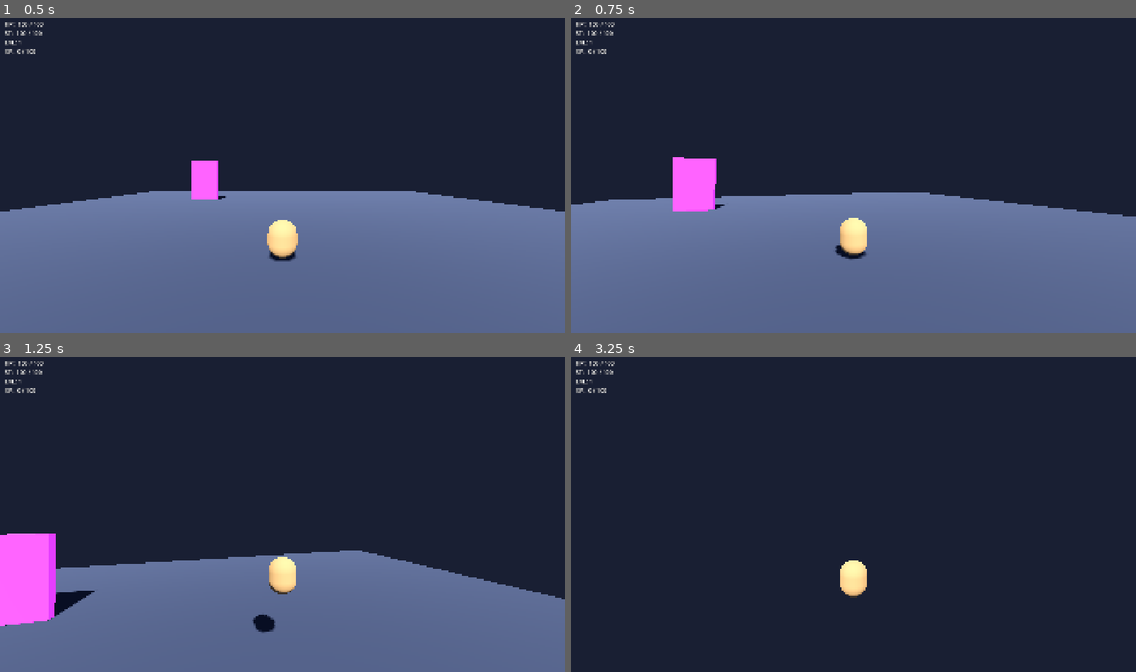
Above: before the commit, frames 1-4 (two rows, left to right).
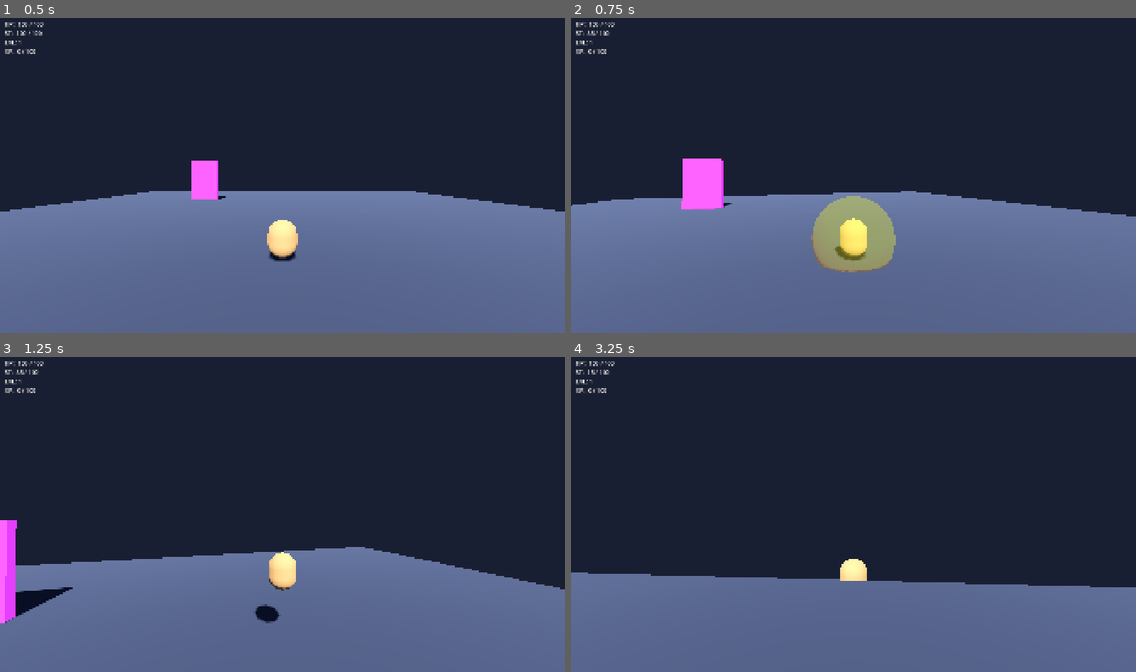
Above: after the commit, the same moments.

Repository: eldritch-dream/floaty_dog_knight
Game: Godot game, scene res://scenes/world/hub.tscn
Same seed, same stepped clock (60 frames per second), same inputs: the game is played once before the commit and once after it.
Inputs (mouse positions are in pixels of both pictures, inside the frame that each line leads up to):
- Up to frame 1 (0.5 s): no input
- Up to frame 2 (0.75 s): tap Enter at 0.5 s; move the mouse to (881, 172) at 0.52 s; hold W (move_forward) from 0.53 s (still down); click (881, 172) at 0.6 s
- Up to frame 3 (1.25 s): keep holding W (move_forward); tap Space (jump) at 0.77, 1.07 s; tap Ctrl (dash) at 0.8 s
- Up to frame 4 (3.25 s): keep holding W (move_forward); move the mouse to (825, 514) at 1.27 s; tap Ctrl (dash) at 1.35 s; click (825, 514) at 1.42 s; tap Space (jump) at 1.52, 1.82, 3.02, 3.05 s; tap Shift (dodge) at 1.55, 2.1 s; move the mouse to (864, 508) at 2.02 s; click (864, 508) at 2.17 s; right-click (864, 508) at 2.3 s; move the mouse to (847, 517) at 2.77 s; right-click (847, 517) at 2.85 s; click (847, 517) at 2.92 s

Frame 1 is identical in both runs. In frame 2, 3.7% of the frame differs, in the area x 0-99%, y 4-82%; in frame 3, 4.9%; in frame 4, 29%, in the area x 0-100%, y 4-100%.

Commit message:
Add player death mechanic and save/load system
Bug C fix: stats.died signal now handled — Death state (terminal, gravity-only),
RespawnManager autoload (freeze→wait→heal→travel), is_dead/is_invincible flags,
player_died signal as future animation hook. Camera input gated behind is_dead.

Bug B fix: PlayerStats plain vars (health, xp, level) now persisted via SaveData
snapshot resource and SaveManager autoload. Saves on level-up, XP gain, and scene
transition. Cold-start applies save; scene-transition skips re-apply (_session_active
flag). Web (localStorage) and desktop (FileAccess) storage paths. Bug A spawn point
read side fixed in Player._ready().

22 new tests — all 176 passing. Added .gdlintrc (max-public-methods raised to 40
for test files).

Co-Authored-By: Claude Sonnet 4.6 <noreply@anthropic.com>

Diff:
--- a/project.godot
+++ b/project.godot
@@ -18,6 +18,8 @@
 [autoload]
 
 WorldManager="*res://scripts/systems/world_manager.gd"
+RespawnManager="*res://scripts/systems/respawn_manager.gd"
+SaveManager="*res://scripts/systems/save_manager.gd"
 
 [display]
 
--- a/resources/config/default_config.tres
+++ b/resources/config/default_config.tres
@@ -4,4 +4,3 @@
 
 [resource]
 script = ExtResource("1")
-jump_velocity = 7.0
--- a/resources/unlocks/default_unlocks.tres
+++ b/resources/unlocks/default_unlocks.tres
@@ -4,3 +4,8 @@
 
 [resource]
 script = ExtResource("1")
+double_jump_unlocked = true
+dash_unlocked = true
+dodge_unlocked = true
+light_attack_unlocked = true
+heavy_attack_unlocked = true
--- a/scenes/player/player.tscn
+++ b/scenes/player/player.tscn
@@ -15,6 +15,7 @@
 [ext_resource type="Script" path="res://scripts/combat/weapon_base.gd" id="13"]
 [ext_resource type="Script" path="res://scripts/combat/hit_box.gd" id="14"]
 [ext_resource type="Script" path="res://scripts/combat/hurt_box.gd" id="15"]
+[ext_resource type="Script" path="res://scripts/player/states/death.gd" id="16"]
 
 [sub_resource type="CapsuleShape3D" id="CapsuleShape3D_001"]
 radius = 0.35
@@ -100,6 +101,9 @@
 [node name="HeavyAttack" type="Node" parent="StateMachine"]
 script = ExtResource("12")
 
+[node name="Death" type="Node" parent="StateMachine"]
+script = ExtResource("16")
+
 [node name="PawWeapon" type="Node3D" parent="."]
 transform = Transform3D(1, 0, 0, 0, 1, 0, 0, 0, 1, 0, 0.45, 0)
 script = ExtResource("13")
--- a/scripts/player/player.gd
+++ b/scripts/player/player.gd
@@ -1,6 +1,9 @@
 extends CharacterBody3D
 ## Player controller — the dog knight. All logic delegated to StateMachine.
 ## Exports GameConfig, PlayerStats, and AbilityUnlocks resources for inspector tuning.
+
+## Emitted when the Death state is entered. UI and future animation system hook here.
+signal player_died
 
 @export var config: GameConfig
 @export var stats: PlayerStats
@@ -8,6 +11,8 @@
 
 ## True while a dodge roll's i-frame window is active.
 var is_invincible: bool = false
+## True once the player has died — blocks camera input until scene reloads.
+var is_dead: bool = false
 
 ## Node references — set in _ready.
 var state_machine: StateMachine
@@ -63,6 +68,7 @@
 		stats.stamina_regen_rate = config.stamina_regen_rate
 	if stats:
 		state_machine.set_stats(stats)
+		stats.died.connect(_on_player_died)
 	else:
 		push_warning("Player: No PlayerStats assigned!")
 
@@ -71,10 +77,21 @@
 	else:
 		push_warning("Player: No AbilityUnlocks assigned!")
 
+	# Bug A fix — read the spawn point set by WorldManager and position player there.
+	var spawn_point_name: String = WorldManager.consume_spawn_point()
+	if spawn_point_name != "":
+		var spawn_node: Node3D = get_parent().get_node_or_null(spawn_point_name) as Node3D
+		if spawn_node:
+			global_position = spawn_node.global_position
+
+	# Register with SaveManager. On cold start this also applies any existing save.
+	if stats and ability_unlocks:
+		SaveManager.register_player(stats, ability_unlocks)
+
 
 func _unhandled_input(event: InputEvent) -> void:
 	# Mouse look.
-	if event is InputEventMouseMotion:
+	if not is_dead and event is InputEventMouseMotion:
 		camera_rig.handle_mouse_input(event as InputEventMouseMotion)
 
 	# Toggle mouse capture with Escape.
@@ -91,7 +108,8 @@
 		stats.tick(delta)
 
 	# Gamepad camera look.
-	camera_rig.handle_gamepad_look(delta)
+	if not is_dead:
+		camera_rig.handle_gamepad_look(delta)
 
 	# Dash cooldown.
 	if not can_dash:
@@ -114,6 +132,15 @@
 	# It calls physics_update on the current state automatically.
 
 
+## Called when PlayerStats.died fires. Transitions to the terminal Death state
+## and hands off the respawn sequence to RespawnManager.
+func _on_player_died() -> void:
+	is_dead = true
+	is_invincible = true
+	state_machine.transition_to("death")
+	RespawnManager.handle_death(stats, config)
+
+
 ## Helper: compute camera-relative movement direction from input.
 ## Exposed as a static-like utility for tests.
 static func compute_camera_relative_direction(input: Vector2, camera_basis: Basis) -> Vector3:
--- /dev/null
+++ b/scripts/player/states/death.gd
@@ -0,0 +1,29 @@
+extends PlayerState
+## Death — terminal state entered when the player's health reaches zero.
+## Disables all input processing. RespawnManager drives the respawn sequence
+## externally via handle_death(); this state never self-exits.
+##
+## Animation hook: when a death animation is implemented, call it at the
+## start of enter() and emit player.player_died AFTER it completes.
+## RespawnManager's freeze/delay already accounts for this — replace the
+## 0.3 s freeze with an await on an animation_finished signal instead.
+
+
+func enter() -> void:
+	# Halt all momentum immediately.
+	player.velocity = Vector3.ZERO
+	# Notify UI and future animation system. RespawnManager listens here too.
+	# TODO: trigger death animation before emitting when animations are implemented.
+	player.player_died.emit()
+
+
+func exit() -> void:
+	pass
+
+
+func physics_update(delta: float) -> void:
+	# Keep applying gravity so the corpse falls if airborne — no input accepted.
+	if not player.is_on_floor():
+		var base_gravity: float = ProjectSettings.get_setting("physics/3d/default_gravity", 9.8)
+		player.velocity.y -= base_gravity * config.gravity_scale * delta
+		player.move_and_slide()
--- a/scripts/systems/game_config.gd
+++ b/scripts/systems/game_config.gd
@@ -95,6 +95,14 @@
 ## Exponent of the XP curve. Higher = steeper level-up costs.
 @export var xp_exponent: float = 1.5
 
+# ── Respawn ───────────────────────────────────────────────────────────────
+@export_group("Respawn")
+## Total seconds from death to scene transition (includes 0.3 s freeze).
+## Set longer than the future death animation duration when animations are added.
+@export var death_respawn_delay: float = 1.5
+## Fraction of max health restored on respawn (1.0 = full, 0.5 = half).
+@export var respawn_health_percent: float = 1.0
+
 # ── Wisp Enemy ────────────────────────────────────────────────────────────
 @export_group("Wisp Enemy")
 ## Maximum health of the Eldritch Wisp.
--- a/scripts/systems/player_stats.gd
+++ b/scripts/systems/player_stats.gd
@@ -8,6 +8,7 @@
 signal stamina_changed(new_value: float, max_value: float)
 signal died
 signal leveled_up(new_level: int)
+signal xp_changed(new_xp: int)
 
 # ── Exported defaults ───────────────────────────────────────────────────
 @export var max_health: float = 100.0
@@ -68,6 +69,7 @@
 		level += 1
 		_on_level_up()
 		leveled_up.emit(level)
+	xp_changed.emit(xp)
 
 func _xp_required(base_xp: int, xp_exponent: float) -> int:
 	return int(base_xp * pow(level, xp_exponent))
--- /dev/null
+++ b/scripts/systems/respawn_manager.gd
@@ -0,0 +1,43 @@
+extends Node
+## Autoload singleton. Drives the death-to-respawn sequence.
+## Registered as "RespawnManager" in Project Settings → Autoload.
+##
+## Sequence (called by Player._on_player_died via handle_death):
+##   1. Engine freeze (0.3 s) — placeholder for future death animation duration.
+##      TODO: when a death animation exists, replace the freeze with
+##            await player.death_animation_finished instead.
+##   2. Restore health on the PlayerStats resource.
+##   3. Remaining config.death_respawn_delay elapses.
+##   4. WorldManager.travel_to(hub) — scene change handles everything else.
+
+
+## Starts the respawn sequence. Called directly from Player._on_player_died().
+## Refs are passed in so the autoload never holds stale scene-specific pointers.
+func handle_death(stats: PlayerStats, config: GameConfig) -> void:
+	_run_sequence(stats, config)
+
+
+func _run_sequence(stats: PlayerStats, config: GameConfig) -> void:
+	# Step 1 — brief freeze. Placeholder for death animation duration.
+	# All timers use process_always=true so they tick despite time_scale = 0.
+	Engine.time_scale = 0.0
+	# ignore_time_scale=true (4th arg) is required — without it, the timer
+	# never ticks when time_scale=0 and the coroutine hangs permanently.
+	await get_tree().create_timer(0.3, true, false, true).timeout
+	Engine.time_scale = 1.0
+
+	# Step 2 — wait the remaining configured delay (total = respawn_delay).
+	# Health is NOT restored yet — player stays visually dead at 0 HP.
+	# is_invincible=true (set in Player._on_player_died) blocks any damage during this wait.
+	var remaining: float = maxf(0.0, config.death_respawn_delay - 0.3)
+	if remaining > 0.0:
+		await get_tree().create_timer(remaining, true, false, true).timeout
+
+	# Step 3 — restore health immediately before the scene swap so the shared
+	# PlayerStats resource carries the correct value into the new scene.
+	stats.health = stats.max_health * config.respawn_health_percent
+	stats.health_changed.emit(stats.health, stats.max_health)
+
+	# Step 4 — travel to hub. WorldManager.travel_to() also triggers a save,
+	# so the restored health and hub scene are persisted automatically.
+	WorldManager.travel_to("res://scenes/world/hub.tscn", "SpawnPoint")
--- /dev/null
+++ b/scripts/systems/save_data.gd
@@ -0,0 +1,72 @@
+class_name SaveData
+extends RefCounted
+## Snapshot of game state at save time. Never a live reference to PlayerStats.
+##
+## Flow:
+##   SAVE: capture(stats, unlocks, scene) → to_dict() → JSON → storage
+##   LOAD: storage → JSON → from_dict(dict) → apply_to(stats, unlocks)
+
+
+var player_level: int = 1
+var player_xp: int = 0
+var player_max_health: float = 100.0
+var player_max_stamina: float = 100.0
+var stamina_regen_rate: float = 20.0
+var ability_unlocks: Dictionary = {}
+var last_scene: String = "res://scenes/world/hub.tscn"
+
+
+## Populate this snapshot from live PlayerStats and AbilityUnlocks.
+func capture(stats: PlayerStats, unlocks: AbilityUnlocks, scene: String) -> void:
+	player_level = stats.level
+	player_xp = stats.xp
+	player_max_health = stats.max_health
+	player_max_stamina = stats.max_stamina
+	stamina_regen_rate = stats.stamina_regen_rate
+	last_scene = scene
+	ability_unlocks = {
+		"double_jump_unlocked": unlocks.double_jump_unlocked,
+		"dash_unlocked": unlocks.dash_unlocked,
+		"dodge_unlocked": unlocks.dodge_unlocked,
+		"light_attack_unlocked": unlocks.light_attack_unlocked,
+		"heavy_attack_unlocked": unlocks.heavy_attack_unlocked,
+	}
+
+
+## Apply this snapshot to live PlayerStats and AbilityUnlocks.
+## Health and stamina are restored to their saved maximums.
+func apply_to(stats: PlayerStats, unlocks: AbilityUnlocks) -> void:
+	stats.level = player_level
+	stats.xp = player_xp
+	stats.max_health = player_max_health
+	stats.health = player_max_health
+	stats.max_stamina = player_max_stamina
+	stats.stamina = player_max_stamina
+	stats.stamina_regen_rate = stamina_regen_rate
+	unlocks.double_jump_unlocked = ability_unlocks.get("double_jump_unlocked", false)
+	unlocks.dash_unlocked = ability_unlocks.get("dash_unlocked", false)
+	unlocks.dodge_unlocked = ability_unlocks.get("dodge_unlocked", false)
+	unlocks.light_attack_unlocked = ability_unlocks.get("light_attack_unlocked", false)
+	unlocks.heavy_attack_unlocked = ability_unlocks.get("heavy_attack_unlocked", false)
+
+
+func to_dict() -> Dictionary:
+	return {
+		"player_level": player_level,
+		"player_xp": player_xp,
+		"player_max_health": player_max_health,
+		"player_max_stamina": player_max_stamina,
+		"stamina_regen_rate": stamina_regen_rate,
+		"ability_unlocks": ability_unlocks,
+		"last_scene": last_scene,
+	}
+
+
+func from_dict(data: Dictionary) -> void:
+	player_level = data.get("player_level", 1)
+	player_xp = data.get("player_xp", 0)
+	player_max_health = data.get("player_max_health", 100.0)
+	player_max_stamina = data.get("player_max_stamina", 100.0)
+	stamina_regen_rate = data.get("stamina_regen_rate", 20.0)
+	ability_unlocks = data.get("ability_unlocks", {})
+	last_scene = data.get("last_scene", "res://scenes/world/hub.tscn")
--- /dev/null
+++ b/scripts/systems/save_manager.gd
@@ -0,0 +1,118 @@
+extends Node
+## Autoload singleton. Saves and loads game state.
+## Register as "SaveManager" in Project Settings → Autoload.
+##
+## Web (primary):  JavaScriptBridge → localStorage key "doggo_knight_save"
+## Desktop (fallback): FileAccess → save_path ("user://save.json")
+##
+## Call register_player() from Player._ready(). On the first call of a session
+## (cold start) save data is automatically applied. Subsequent calls (scene
+## transitions) skip the apply so in-memory stats are not overwritten.
+
+const SAVE_KEY: String = "doggo_knight_save"
+
+## Overridable in tests — point at a temp path to avoid polluting real saves.
+var save_path: String = "user://save.json"
+
+var _stats: PlayerStats = null
+var _unlocks: AbilityUnlocks = null
+var _session_active: bool = false
+
+
+## Called from Player._ready() each scene load. Wires level-up autosave and,
+## on cold start only, applies any existing save data to stats and unlocks.
+func register_player(stats: PlayerStats, unlocks: AbilityUnlocks) -> void:
+	_stats = stats
+	_unlocks = unlocks
+	if _stats and not _stats.leveled_up.is_connected(_on_level_up):
+		_stats.leveled_up.connect(_on_level_up)
+	if _stats and not _stats.xp_changed.is_connected(_on_xp_changed):
+		_stats.xp_changed.connect(_on_xp_changed)
+	if not _session_active:
+		_session_active = true
+		apply_save_if_exists(stats, unlocks)
+
+
+## Write a save snapshot. Call on scene transition, respawn, and level-up.
+func save_game(scene_path: String) -> void:
+	if not _stats or not _unlocks:
+		return
+	var data: SaveData = SaveData.new()
+	data.capture(_stats, _unlocks, scene_path)
+	_write(JSON.stringify(data.to_dict()))
+
+
+## Load save data from storage. Returns null if no save exists.
+func load_game() -> SaveData:
+	var raw: String = _read()
+	if raw.is_empty():
+		return null
+	var parsed: Variant = JSON.parse_string(raw)
+	if not parsed is Dictionary:
+		return null
+	var data: SaveData = SaveData.new()
+	data.from_dict(parsed as Dictionary)
+	return data
+
+
+## Apply save data to stats and unlocks if a save exists. No-op if no save.
+func apply_save_if_exists(stats: PlayerStats, unlocks: AbilityUnlocks) -> void:
+	var data: SaveData = load_game()
+	if data:
+		data.apply_to(stats, unlocks)
+
+
+func has_save() -> bool:
+	return not _read().is_empty()
+
+
+func delete_save() -> void:
+	if OS.has_feature("web"):
+		JavaScriptBridge.eval("localStorage.removeItem('%s')" % SAVE_KEY)
+	else:
+		if FileAccess.file_exists(save_path):
+			DirAccess.remove_absolute(save_path)
+
+
+# ── Storage layer ─────────────────────────────────────────────────────────────
+
+func _write(json_str: String) -> void:
+	if OS.has_feature("web"):
+		# JSON.stringify wraps the string in quotes and escapes it safely for JS.
+		JavaScriptBridge.eval(
+			"localStorage.setItem('%s', %s)" % [SAVE_KEY, JSON.stringify(json_str)]
+		)
+	else:
+		var f: FileAccess = FileAccess.open(save_path, FileAccess.WRITE)
+		if f:
+			f.store_string(json_str)
+
+
+func _read() -> String:
+	if OS.has_feature("web"):
+		var result: Variant = JavaScriptBridge.eval(
+			"localStorage.getItem('%s')" % SAVE_KEY
+		)
+		if result == null:
+			return ""
+		return str(result)
+	if not FileAccess.file_exists(save_path):
+		return ""
+	var f: FileAccess = FileAccess.open(save_path, FileAccess.READ)
+	if not f:
+		return ""
+	return f.get_as_text()
+
+
+# ── Signal handlers ───────────────────────────────────────────────────────────
+
+func _on_level_up(_new_level: int) -> void:
+	var scene: Node = get_tree().current_scene
+	var path: String = scene.scene_file_path if scene else ""
+	save_game(path)
+
+
+func _on_xp_changed(_new_xp: int) -> void:
+	var scene: Node = get_tree().current_scene
+	var path: String = scene.scene_file_path if scene else ""
+	save_game(path)
--- a/scripts/systems/world_manager.gd
+++ b/scripts/systems/world_manager.gd
@@ -22,6 +22,8 @@
 	_travelling = true
 	_pending_spawn_point = spawn_point
 	travel_started.emit(scene_path)
+	# Save before the scene swaps so stats are captured at the transition point.
+	SaveManager.save_game(scene_path)
 	# Defer the actual swap so physics/signal handlers in the current frame finish.
 	call_deferred("_do_travel", scene_path)
 
--- /dev/null
+++ b/tests/unit/test_save_manager.gd
@@ -0,0 +1,223 @@
+extends GutTest
+## Tests for SaveData serialisation and SaveManager desktop save/load path.
+## JavaScriptBridge is not available in headless GUT — OS.has_feature("web")
+## returns false, so the desktop (FileAccess) path is always exercised here.
+## SaveManager.save_path is overridden per-test to a temp file that is cleaned
+## up in after_each, keeping tests isolated from each other and from real saves.
+
+const TEMP_SAVE: String = "user://test_save_tmp.json"
+
+var _stats: PlayerStats
+var _unlocks: AbilityUnlocks
+var _save_manager: SaveManager
+
+
+func before_each() -> void:
+	_stats = PlayerStats.new()
+	_stats.level = 3
+	_stats.xp = 42
+	_stats.max_health = 120.0
+	_stats.health = 120.0
+	_stats.max_stamina = 110.0
+	_stats.stamina = 110.0
+	_stats.stamina_regen_rate = 24.0
+
+	_unlocks = AbilityUnlocks.new()
+	_unlocks.double_jump_unlocked = true
+	_unlocks.dash_unlocked = true
+
+	_save_manager = SaveManager
+	_save_manager.save_path = TEMP_SAVE
+	_save_manager._session_active = false
+	_save_manager._stats = null
+	_save_manager._unlocks = null
+
+
+func after_each() -> void:
+	if FileAccess.file_exists(TEMP_SAVE):
+		DirAccess.remove_absolute(TEMP_SAVE)
+	_save_manager._session_active = false
+	_save_manager._stats = null
+	_save_manager._unlocks = null
+
+
+# ── SaveData ──────────────────────────────────────────────────────────────────
+
+func test_save_data_capture_stores_level() -> void:
+	var data: SaveData = SaveData.new()
+	data.capture(_stats, _unlocks, "res://scenes/world/hub.tscn")
+	assert_eq(data.player_level, 3)
+
+
+func test_save_data_capture_stores_xp() -> void:
+	var data: SaveData = SaveData.new()
+	data.capture(_stats, _unlocks, "res://scenes/world/hub.tscn")
+	assert_eq(data.player_xp, 42)
+
+
+func test_save_data_capture_stores_max_health() -> void:
+	var data: SaveData = SaveData.new()
+	data.capture(_stats, _unlocks, "res://scenes/world/hub.tscn")
+	assert_eq(data.player_max_health, 120.0)
+
+
+func test_save_data_capture_stores_ability_unlocks() -> void:
+	var data: SaveData = SaveData.new()
+	data.capture(_stats, _unlocks, "res://scenes/world/hub.tscn")
+	assert_true(data.ability_unlocks.get("double_jump_unlocked", false))
+	assert_true(data.ability_unlocks.get("dash_unlocked", false))
+	assert_false(data.ability_unlocks.get("dodge_unlocked", true))
+
+
+func test_save_data_capture_stores_last_scene() -> void:
+	var data: SaveData = SaveData.new()
+	data.capture(_stats, _unlocks, "res://scenes/world/zone_01.tscn")
+	assert_eq(data.last_scene, "res://scenes/world/zone_01.tscn")
+
+
+func test_save_data_to_dict_round_trips_via_from_dict() -> void:
+	var original: SaveData = SaveData.new()
+	original.capture(_stats, _unlocks, "res://scenes/world/hub.tscn")
+	var d: Dictionary = original.to_dict()
+	var restored: SaveData = SaveData.new()
+	restored.from_dict(d)
+	assert_eq(restored.player_level, original.player_level)
+	assert_eq(restored.player_xp, original.player_xp)
+	assert_eq(restored.player_max_health, original.player_max_health)
+	assert_eq(restored.last_scene, original.last_scene)
+
+
+func test_save_data_apply_to_restores_level() -> void:
+	var data: SaveData = SaveData.new()
+	data.capture(_stats, _unlocks, "res://scenes/world/hub.tscn")
+	var target_stats: PlayerStats = PlayerStats.new()
+	var target_unlocks: AbilityUnlocks = AbilityUnlocks.new()
+	data.apply_to(target_stats, target_unlocks)
+	assert_eq(target_stats.level, 3)
+
+
+func test_save_data_apply_to_restores_health_to_max() -> void:
+	var data: SaveData = SaveData.new()
+	data.capture(_stats, _unlocks, "res://scenes/world/hub.tscn")
+	var target_stats: PlayerStats = PlayerStats.new()
+	var target_unlocks: AbilityUnlocks = AbilityUnlocks.new()
+	data.apply_to(target_stats, target_unlocks)
+	assert_eq(target_stats.health, target_stats.max_health)
+
+
+func test_save_data_apply_to_restores_ability_unlocks() -> void:
+	var data: SaveData = SaveData.new()
+	data.capture(_stats, _unlocks, "res://scenes/world/hub.tscn")
+	var target_stats: PlayerStats = PlayerStats.new()
+	var target_unlocks: AbilityUnlocks = AbilityUnlocks.new()
+	data.apply_to(target_stats, target_unlocks)
+	assert_true(target_unlocks.double_jump_unlocked)
+	assert_true(target_unlocks.dash_unlocked)
+	assert_false(target_unlocks.dodge_unlocked)
+
+
+# ── SaveManager ───────────────────────────────────────────────────────────────
+
+func test_has_save_returns_false_when_no_save() -> void:
+	assert_false(_save_manager.has_save())
+
+
+func test_load_game_returns_null_when_no_save() -> void:
+	assert_null(_save_manager.load_game())
+
+
+func test_save_creates_file() -> void:
+	_save_manager._stats = _stats
+	_save_manager._unlocks = _unlocks
+	_save_manager.save_game("res://scenes/world/hub.tscn")
+	assert_true(FileAccess.file_exists(TEMP_SAVE))
+
+
+func test_has_save_returns_true_after_save() -> void:
+	_save_manager._stats = _stats
+	_save_manager._unlocks = _unlocks
+	_save_manager.save_game("res://scenes/world/hub.tscn")
+	assert_true(_save_manager.has_save())
+
+
+func test_load_restores_level_correctly() -> void:
+	_save_manager._stats = _stats
+	_save_manager._unlocks = _unlocks
+	_save_manager.save_game("res://scenes/world/hub.tscn")
+	var data: SaveData = _save_manager.load_game()
+	assert_not_null(data)
+	assert_eq(data.player_level, 3)
+
+
+func test_load_restores_xp_correctly() -> void:
+	_save_manager._stats = _stats
+	_save_manager._unlocks = _unlocks
+	_save_manager.save_game("res://scenes/world/hub.tscn")
+	var data: SaveData = _save_manager.load_game()
+	assert_eq(data.player_xp, 42)
+
+
+func test_load_restores_ability_unlocks() -> void:
+	_save_manager._stats = _stats
+	_save_manager._unlocks = _unlocks
+	_save_manager.save_game("res://scenes/world/hub.tscn")
+	var data: SaveData = _save_manager.load_game()
+	assert_true(data.ability_unlocks.get("double_jump_unlocked", false))
+	assert_false(data.ability_unlocks.get("dodge_unlocked", true))
+
+
+func test_save_overwrites_previous_save() -> void:
+	_save_manager._stats = _stats
+	_save_manager._unlocks = _unlocks
+	_save_manager.save_game("res://scenes/world/hub.tscn")
+	_stats.level = 7
+	_save_manager.save_game("res://scenes/world/hub.tscn")
+	var data: SaveData = _save_manager.load_game()
+	assert_eq(data.player_level, 7)
+
+
+func test_delete_save_removes_file() -> void:
+	_save_manager._stats = _stats
+	_save_manager._unlocks = _unlocks
+	_save_manager.save_game("res://scenes/world/hub.tscn")
+	_save_manager.delete_save()
+	assert_false(FileAccess.file_exists(TEMP_SAVE))
+
+
+func test_has_save_returns_false_after_delete() -> void:
+	_save_manager._stats = _stats
+	_save_manager._unlocks = _unlocks
+	_save_manager.save_game("res://scenes/world/hub.tscn")
+	_save_manager.delete_save()
+	assert_false(_save_manager.has_save())
+
+
+func test_apply_save_if_exists_is_noop_when_no_save() -> void:
+	var target_stats: PlayerStats = PlayerStats.new()
+	var target_unlocks: AbilityUnlocks = AbilityUnlocks.new()
+	_save_manager.apply_save_if_exists(target_stats, target_unlocks)
+	assert_eq(target_stats.level, 1)  # unchanged default
+
+
+func test_apply_save_if_exists_restores_when_save_exists() -> void:
+	_save_manager._stats = _stats
+	_save_manager._unlocks = _unlocks
+	_save_manager.save_game("res://scenes/world/hub.tscn")
+	var target_stats: PlayerStats = PlayerStats.new()
+	var target_unlocks: AbilityUnlocks = AbilityUnlocks.new()
+	_save_manager.apply_save_if_exists(target_stats, target_unlocks)
+	assert_eq(target_stats.level, 3)
+
+
+func test_web_and_desktop_paths_produce_same_dict_shape() -> void:
+	# Both paths serialise to JSON using SaveData.to_dict() — verify the keys.
+	var data: SaveData = SaveData.new()
+	data.capture(_stats, _unlocks, "res://scenes/world/hub.tscn")
+	var d: Dictionary = data.to_dict()
+	assert_true(d.has("player_level"))
+	assert_true(d.has("player_xp"))
+	assert_true(d.has("player_max_health"))
+	assert_true(d.has("player_max_stamina"))
+	assert_true(d.has("stamina_regen_rate"))
+	assert_true(d.has("ability_unlocks"))
+	assert_true(d.has("last_scene"))
Not shown: 1 places in scenes/player/player.tscn that only renumber resources
Not shown: 1 places in scenes/world/hub.tscn that only renumber resources
Not shown, added: scripts/player/states/death.gd.uid
Not shown, added: scripts/systems/respawn_manager.gd.uid
Not shown, added: scripts/systems/save_data.gd.uid
Not shown, added: scripts/systems/save_manager.gd.uid
Not shown, added: tests/unit/test_save_manager.gd.uid
Not shown, added: .claude/skills/game-state/SKILL.md
Not shown, changed: .claude/skills/godot-conventions/SKILL.md
Not shown, changed: run_tests.ps1
